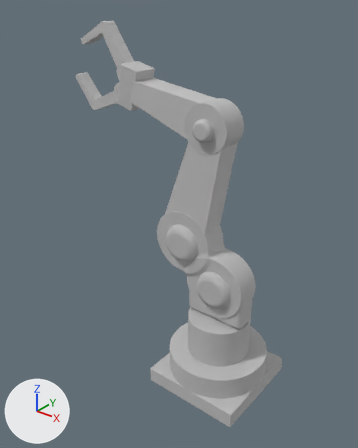
Renders of the glTF model public/Roboterarm/roboterarm.glb from each side of a commit.
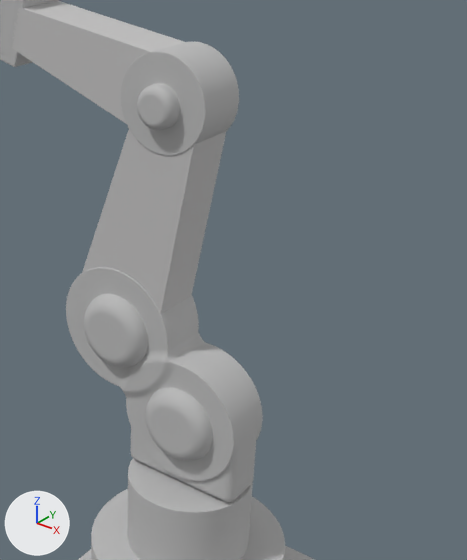
Old and new are each drawn whole from a 50 mm camera at (7.15, -11.01, 13.49) aimed at (-1.71, 0.08, 6.62) and again close up on the part from 35% to 100% of the width and 17% to 80% of the height. Arrows for +X, +Y and +Z are at lower left; the lights stay in place.

Objects in the first close-up: '283353_23_05_25_12_27_14_1', 'roboterarm'.
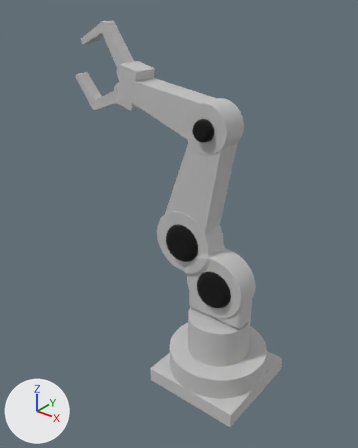
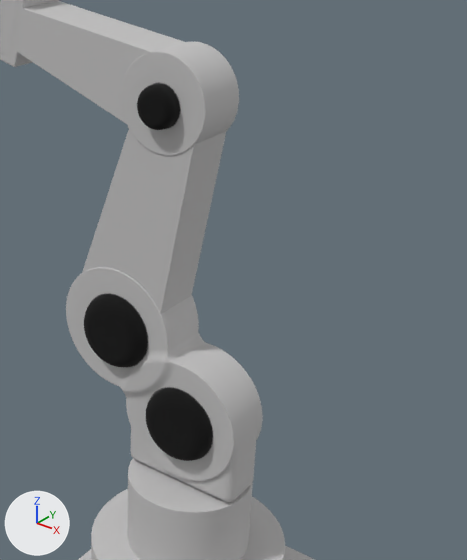
Pixel boxes [x1, y1, x2, y2] of what changed, in the close-ups (467 x 560 px):
'roboterarm', recoloured (grey to black)
    both: [81, 79, 216, 464]

The change, as a diff of the scene's bpy script:
```diff
--- a/public/Roboterarm/roboterarm.glb.py
+++ b/public/Roboterarm/roboterarm.glb.py
@@ img_283353_23_05_25_12_27_14_0_color @@
+img_283353_23_05_25_12_27_14_0_color = load_image('283353_23_05_25_12_27_14_0_color', '_unpacked/283353_23_05_25_12_27_14_0_color', 2048, 2048, 'sRGB')
@@ mat_283353_23_05_25_12_27_14_0 @@
+mat_283353_23_05_25_12_27_14_0 = principled_material('283353_23_05_25_12_27_14_0')
+mat_283353_23_05_25_12_27_14_0.texture = img_283353_23_05_25_12_27_14_0_color
+mat_283353_23_05_25_12_27_14_0.roughness = 1.0
@@ me_roboterarm_mesh @@
 me_roboterarm_mesh.from_pydata(...)  # 15645 vertices, 31278 faces; spans x -3.82..1.6, y -1.6..1.6, z 1.43..11.39
-me_roboterarm_mesh.materials.append(mat_roboterarm)  # grey #bcbcbc
+me_roboterarm_mesh.materials.append(mat_283353_23_05_25_12_27_14_0)  # picture img_283353_23_05_25_12_27_14_0_color
```
